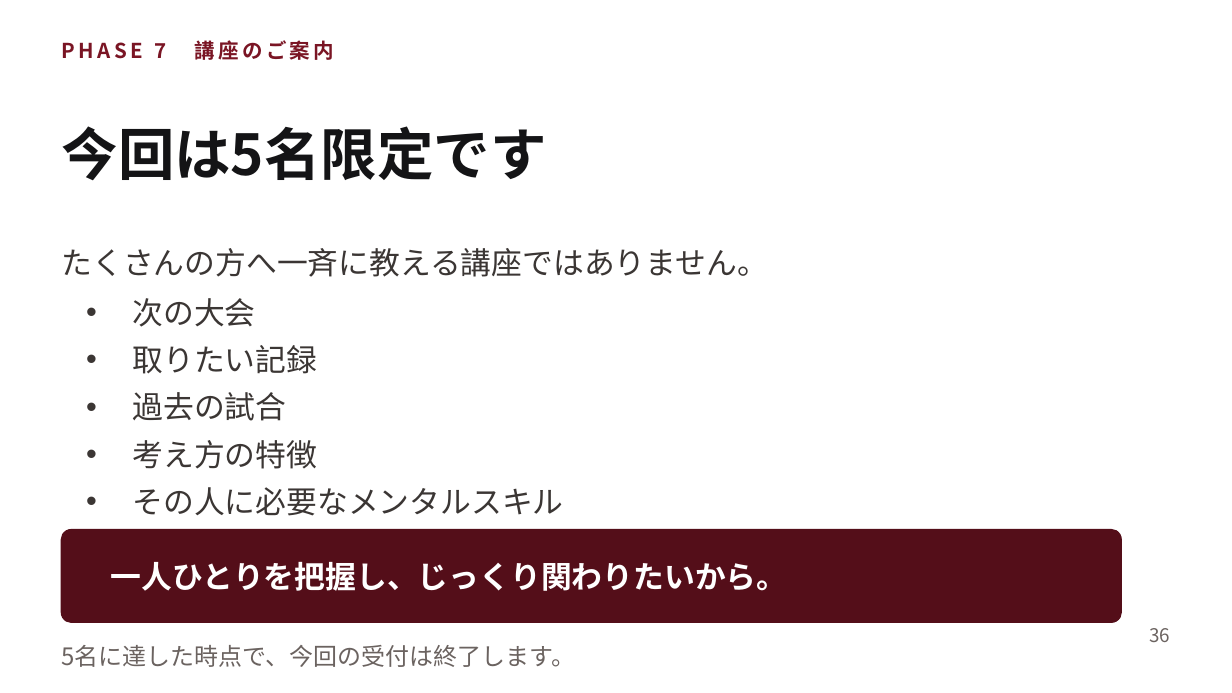
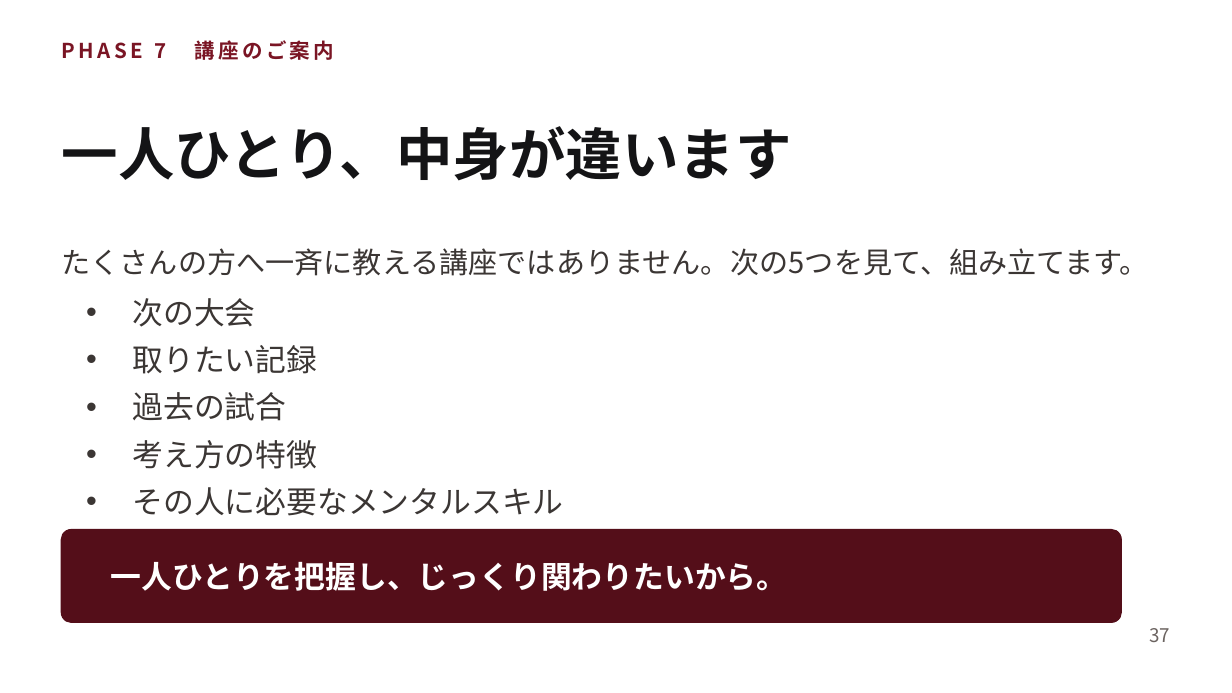
Before and after one commit to shiori0823/shiorin-trainer, a slide deck: slide 37 of deck/consultation-deck.pptx (slide 36 before the commit). Drawn at 1232x693 pixels with LibreOffice and Linux fonts; fonts in the diff are those of the drawing. Boxes give left, top, right and bottom in pixels: in the first picture for what was removed or moved away, otherwise in the second. Text is boxed around its words. In the diff, an @@ line names an element or a change of style, - is before the commit and + after.

```diff
--- a/deck/consultation-deck.pptx
+++ b/deck/consultation-deck.pptx
@@ text at [62, 126, 792, 181]: text changed @@
-今回は5名限定です
+一人ひとり、中身が違います
@@ text at [62, 248, 1149, 276]: text changed; size 18 to 17 pt @@
-たくさんの方へ一斉に教える講座ではありません。
+たくさんの方へ一斉に教える講座ではありません。次の5つを見て、組み立てます。
@@ text at [1149, 628, 1170, 642]: text changed @@
-36
+37
@@ text removed at [62, 645, 576, 667] @@
-5名に達した時点で、今回の受付は終了します。
```
Also in this commit, not shown: 7 other slides changed, 2 slides added, 1 slide removed, 10 other files.
